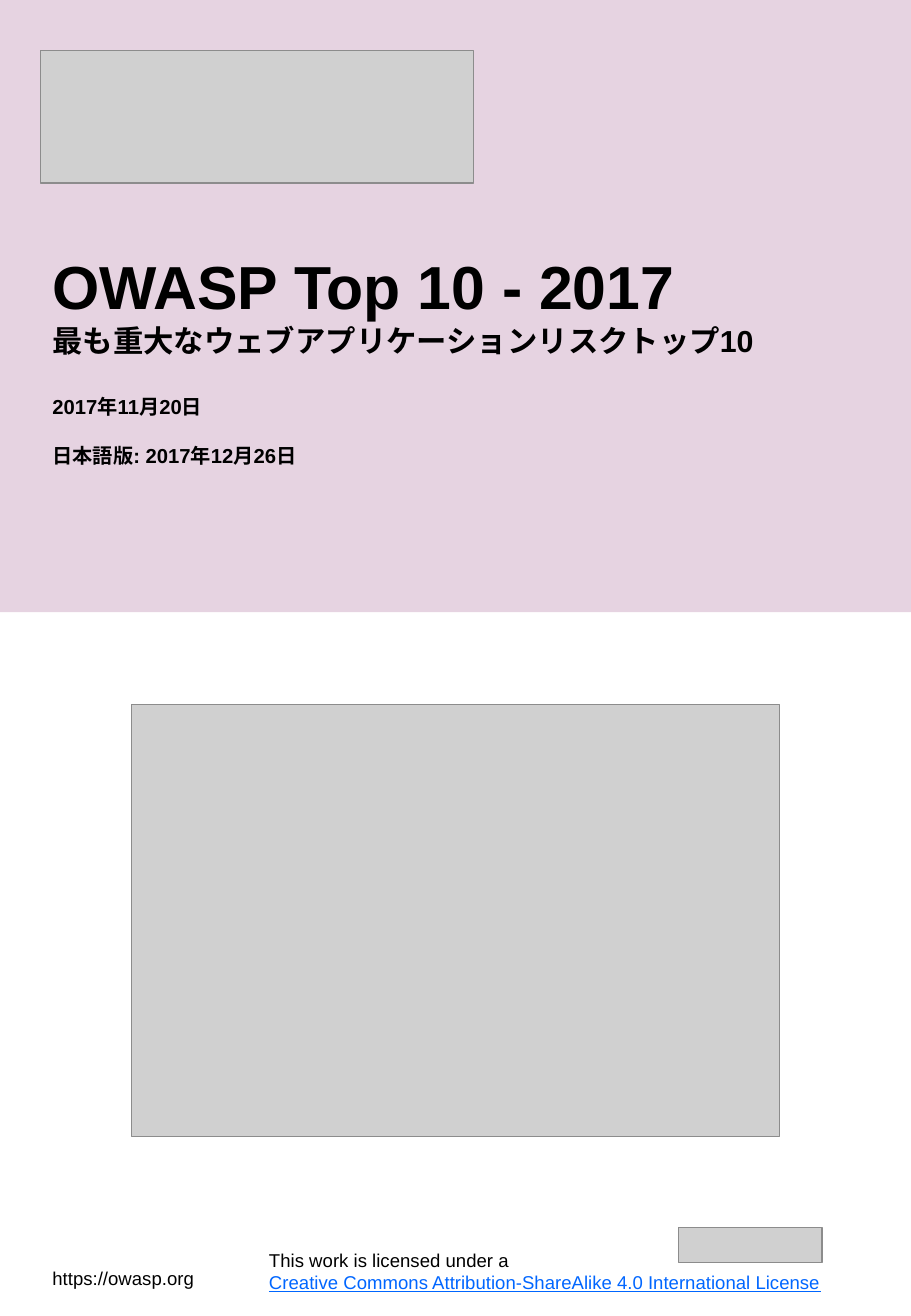
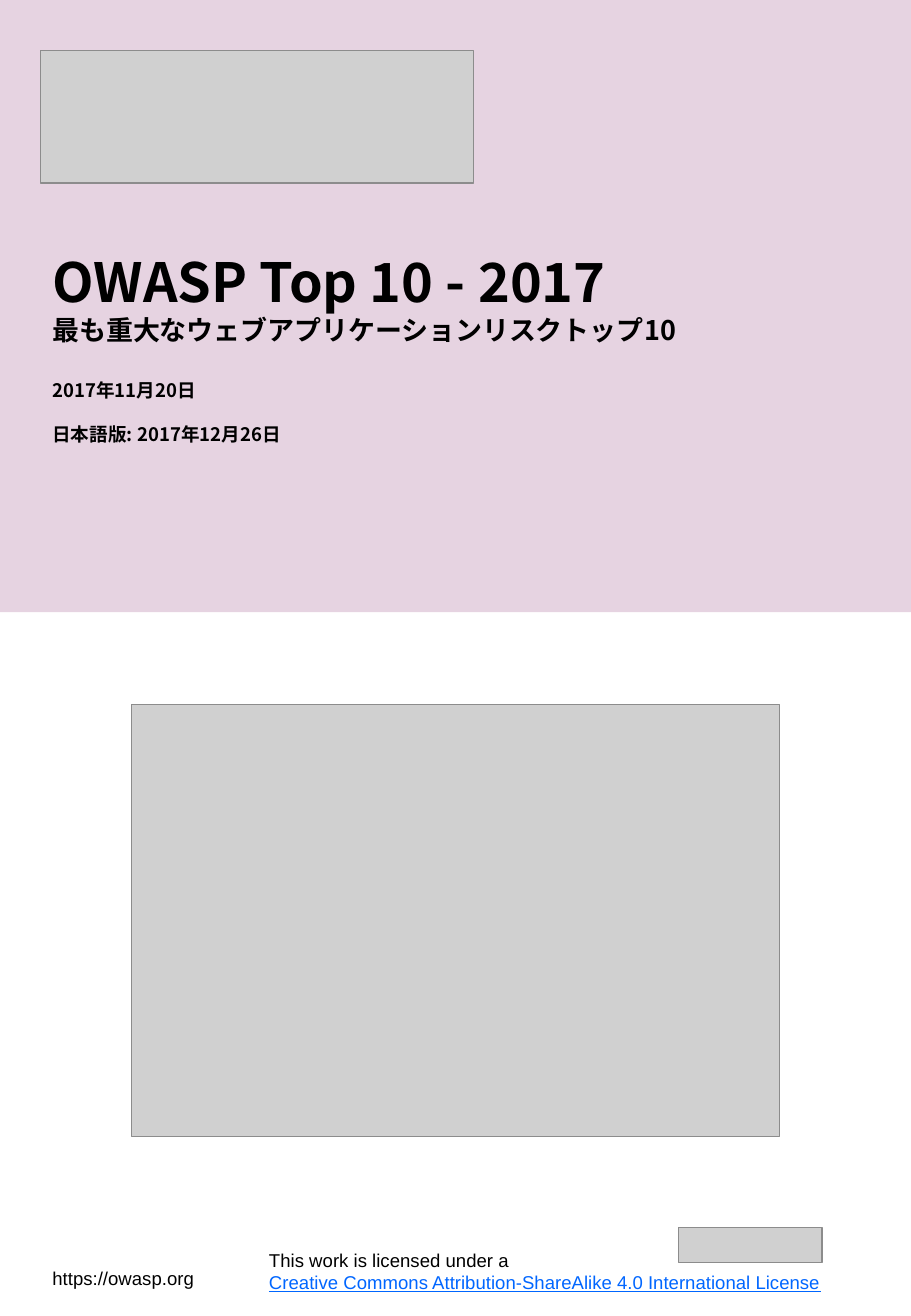
Before and after one commit to OWASP/Top10, a slide deck: slide 1 of 2017/ja/OWASP Top 10-2017(ja).pptx. Drawn at 911x1316 pixels with LibreOffice and Linux fonts; fonts in the diff are those of the drawing; grey boxes stand for pictures. Boxes give left, top, right and bottom in pixels: in the first picture for what was removed or moved away, otherwise in the second. Text is boxed around its words. In the diff, an @@ line names an element or a change of style, - is before the commit and + after.

```diff
--- a/2017/ja/OWASP Top 10-2017(ja).pptx
+++ b/2017/ja/OWASP Top 10-2017(ja).pptx
@@ text "OWASP Top 10 - 2017" at (52,261,676,443): size 36 to 32 pt in "OWASP Top 10 - 2017"; font Arial to Noto Sans CJK JP; size 18 to 16 pt in "最も重大なウェブアプリケーションリスクトップ10"; size 12 to 11 pt in "2017年11月20日", "日本語版: 2017年12月26日" @@
```
Also in this commit, not shown: 5 other slides changed, 6 other files.
